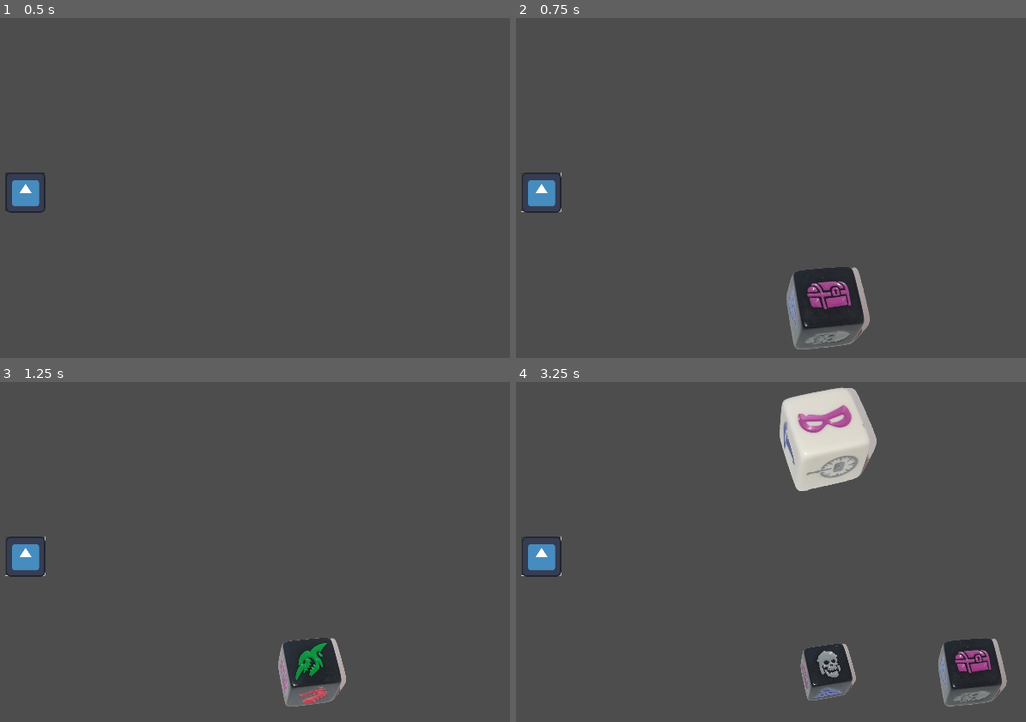
Above: before the commit, frames 1-4 (two rows, left to right).
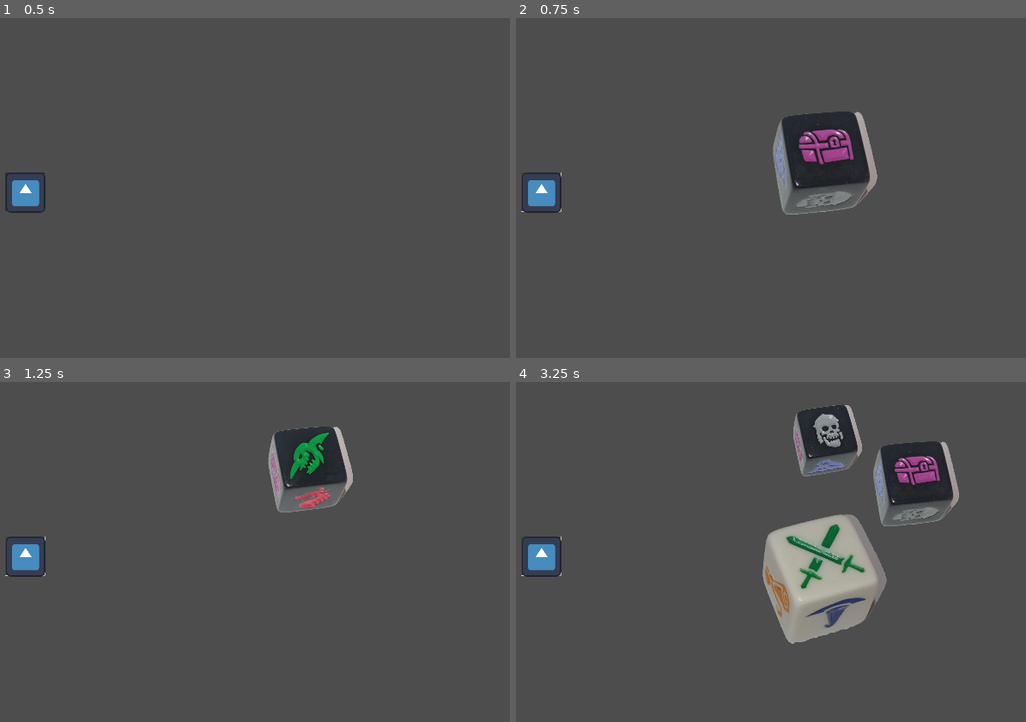
Above: after the commit, the same moments.

Repository: GladiolusBlue/Treasure_Chest
Game: Godot game, scene res://Scenes/main.tscn
The game is run twice, just before and just after one commit, with the same random seed, the same clock (stepped at 60 frames per second) and the same inputs. The engine's default icon, where the game draws it, is replaced by a stand-in: a white triangle on a blue panel in a dark square.
Inputs (mouse positions are in pixels of both pictures, inside the frame that each line leads up to):
- Up to frame 1 (0.5 s): no input
- Up to frame 2 (0.75 s): click (541, 191) at 0.5 s
- Up to frame 3 (1.25 s): no input
- Up to frame 4 (3.25 s): click (541, 555) at 1.25 s; click (541, 555) at 2 s

Frame 1 is identical in both runs. In frame 2, 7.2% of the frame differs, in the area x 50-71%, y 27-98%; in frame 3, 5.2%; in frame 4, 17%, in the area x 48-97%, y 1-96%.

Commit message:
победил перемещение кубов

Diff:
--- a/Scenes/dice_enemi.tscn
+++ b/Scenes/dice_enemi.tscn
@@ -29,6 +29,8 @@
 var time_flip = 0.13 #  время переворота грани в секундах
 var name_face = \"enemy\"
 var scale_minus = 1-(0.5/num_revolut) #значение на сколько уменьшать масштаб
+var x = 0
+var y = 0
 
 
 # Called when the node enters the scene tree for the first time.
@@ -49,11 +51,14 @@
 func scale_vozv(scale_x):
 	# функция расчета коэффициента возврата масштаба в начальное положение для
 	# переброски куба
-	#print(scale_x)
 	scale_vozvrat = scale_x*scale_vozvrat
 
 
-func fall_dice(): #падение кубика
+func fall_dice(a,b): #падение кубика
+	Velocity = Vector2.ZERO
+	set_position(Velocity)
+	x = a
+	y = b
 	scale_vozvrat = 1/scale_vozvrat
 	Scale.x = scale_vozvrat # Возврат первоначального размера масштаба
 	Scale.y = scale_vozvrat
@@ -67,6 +72,7 @@
 	var random_number = randi() % 6 + 1
 	count = random_number
 	_on_timer_busting_timeout()
+	#print(a,b,x,y)
 	if (random_number+num_revolut)%6 == 0:
 		cube_face = 6
 	else:
@@ -103,8 +109,9 @@
 
 
 # Called every frame. 'delta' is the elapsed time since the previous frame.
-@warning_ignore(\"unused_parameter\")
+#@warning_ignore(\"unused_parameter\")
 func _process(delta):
+	#move_and_slide(Velocity)
 	pass
 
 
@@ -113,8 +120,9 @@
 	if counter < num_revolut:
 		counter += 1
 		count += 1
-		Velocity.x += 50
-		Velocity.y += 50
+		Velocity.x += x/num_revolut
+		Velocity.y += y/num_revolut
+		set_position(Velocity)
 		#уменьшение масштаба картинки
 		Scale.x = scale_minus
 		Scale.y = scale_minus
@@ -126,11 +134,11 @@
 		# остановка таймера и переборки картинок
 		gotov = 1
 		counter = 0
-		#print(scale_vozvrat,\"-\",scale_minus)
+		set_position(Velocity)
 		$Timer_busting.stop()
 		# передача сигнала о готовности куба и его значение
 		emit_signal(\"cubu_gotov\",str(cube_face),name_face)
-
+		print(Velocity)
 "
 
 [sub_resource type="RectangleShape2D" id="RectangleShape2D_autnt"]
--- a/Scenes/dice_player.tscn
+++ b/Scenes/dice_player.tscn
@@ -27,6 +27,9 @@
 var time_flip = 0.13#  время переворота грани в секундах
 var name_face = \"player\"
 var scale_minus = 1-(0.5/num_revolut) #значение на сколько уменьшать масштаб
+var x = 0
+var y = 0
+
 
 # Called when the node enters the scene tree for the first time.
 func _ready():
@@ -49,7 +52,11 @@
 	scale_vozvrat = scale_x*scale_vozvrat
 
 
-func fall_dice(): #падение кубика
+func fall_dice(a,b): #падение кубика
+	Velocity = Vector2.ZERO
+	set_position(Velocity)
+	x = a
+	y = b
 	scale_vozvrat = 1/scale_vozvrat
 	Scale.x = scale_vozvrat # Возврат первоначального размера масштаба
 	Scale.y = scale_vozvrat
@@ -58,11 +65,12 @@
 	Scale.x = 1
 	Scale.y = 1
 	# время задержки для показывания картинки при перелистывании
-	$Timer_busting.start(0.15)
+	$Timer_busting.start(time_flip)
 	# выбор рандомного числа от 1 до 6
 	var random_number = randi() % 6 + 1
 	count = random_number
 	_on_timer_busting_timeout()
+	#print(a,b,x,y)
 	if (random_number+num_revolut)%6 == 0:
 		cube_face = 6
 	else:
@@ -76,22 +84,22 @@
 	var random_number = numb%6
 	if random_number == 1:
 		image = image1
-		name_face = \"Cliric\"
+		name_face = \"Chest\"
 	elif random_number == 2:
 		image = image2
-		name_face = \"Guardian\"
+		name_face = \"Dragon\"
 	elif random_number == 3:
 		image = image5
-		name_face = \"Thief\"
+		name_face = \"Skeleton\"
 	elif random_number == 4:
+		image = image6
+		name_face = \"Slime\"
+	elif random_number == 5:
 		image = image3
-		name_face = \"Magician\"
-	elif random_number == 5:
-		image = image6
-		name_face = \"Warrior\"
+		name_face = \"Goblin\"
 	elif random_number == 0:
 		image = image4
-		name_face = \"Scroll\"
+		name_face = \"Potion\"
 	else:
 		print(\"error\",random_number,\" \",numb)
 	# установка выбранной картинки видимой
@@ -99,8 +107,9 @@
 
 
 # Called every frame. 'delta' is the elapsed time since the previous frame.
-@warning_ignore(\"unused_parameter\")
+#@warning_ignore(\"unused_parameter\")
 func _process(delta):
+	#move_and_slide(Velocity)
 	pass
 
 
@@ -109,8 +118,9 @@
 	if counter < num_revolut:
 		counter += 1
 		count += 1
-		Velocity.x += 50
-		Velocity.y += 50
+		Velocity.x += x/num_revolut
+		Velocity.y += y/num_revolut
+		set_position(Velocity)
 		#уменьшение масштаба картинки
 		Scale.x = scale_minus
 		Scale.y = scale_minus
@@ -122,9 +132,11 @@
 		# остановка таймера и переборки картинок
 		gotov = 1
 		counter = 0
+		set_position(Velocity)
 		$Timer_busting.stop()
 		# передача сигнала о готовности куба и его значение
 		emit_signal(\"cubu_gotov\",str(cube_face),name_face)
+		print(Velocity)
 "
 
 [sub_resource type="RectangleShape2D" id="RectangleShape2D_autnt"]
--- a/Scenes/main.tscn
+++ b/Scenes/main.tscn
@@ -26,20 +26,12 @@
 texture = ExtResource("2_yddrg")
 
 [node name="Dice_e1" parent="." instance=ExtResource("3_0tr2e")]
-position = Vector2(19, 550)
-scale = Vector2(0.8, 0.8)
 
 [node name="Dice_e2" parent="." instance=ExtResource("3_0tr2e")]
-position = Vector2(700, 550)
-scale = Vector2(0.8, 0.8)
 
 [node name="Dice_p1" parent="." instance=ExtResource("4_gmop2")]
-position = Vector2(19, -550)
-scale = Vector2(0.8, 0.8)
 
 [node name="Dice_p2" parent="." instance=ExtResource("4_gmop2")]
-position = Vector2(700, -550)
-scale = Vector2(0.8, 0.8)
 
 [node name="Camera2D" type="Camera2D" parent="."]
 position = Vector2(0, -14.0845)
--- a/Scripts/Main.gd
+++ b/Scripts/Main.gd
@@ -1,8 +1,8 @@
 extends Node
 var gotov = 0
 var cube = 0
-var g = 0
-var c = 0
+var a = 0
+var b = 0
 
 
 # Called when the node enters the scene tree for the first time.
@@ -24,21 +24,30 @@
 
 func _on_button_1_pressed():
 	gotov = 0
-	$Dice_e1/Dice_main.fall_dice()
-	#print("test1","-",x,"-",y,"-",gotov)
+	a = 19
+	b = -550
+	$Dice_e1/Dice_main.fall_dice(a,b)
+	#print("test1","-",a,"-",b,"-",gotov)
 
 
 # запуск следующего куба по готовности
 func next1(x,y):
 	gotov += 1
 	if gotov == 1:
-		$Dice_e2/Dice_main.fall_dice()
+		a = 700
+		b = -550
+		$Dice_e2/Dice_main.fall_dice(a,b)
 		print("E1","-",x,"-",y)
 	elif gotov == 2:
-		$Dice_p1/Dice_main.fall_dice()
+		a = 19
+		b = 550
+		$Dice_p1/Dice_main.fall_dice(a,b)
 		print("E2","-",x,"-",y)
 	elif gotov == 3:
-		$Dice_p2/Dice_main.fall_dice()
+		a = 700
+		b = 550
+		$Dice_p2/Dice_main.fall_dice(a,b)
+
 		print("P1","-",x,"-",y)
 	else :
 		print("P2","-",x,"-",y)
